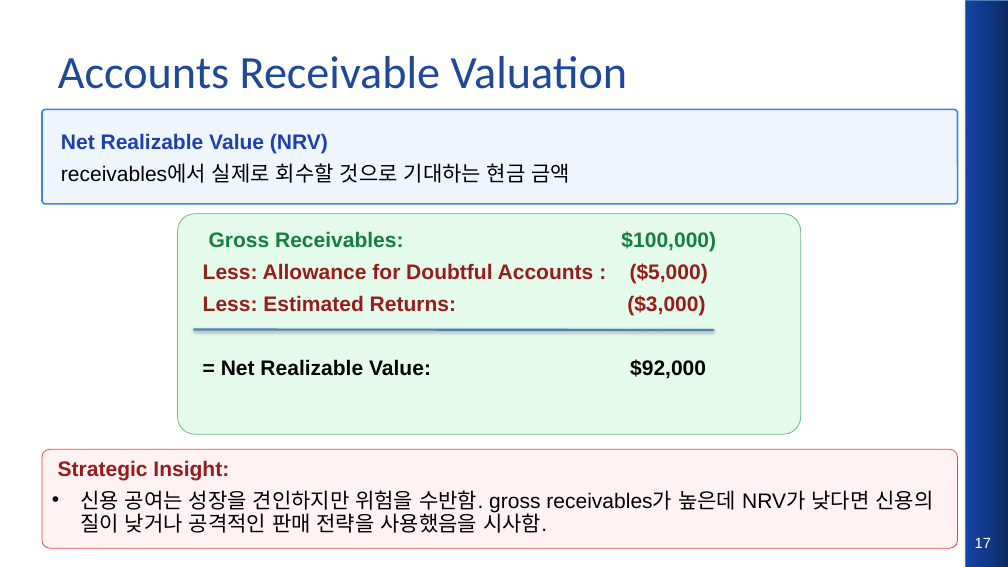
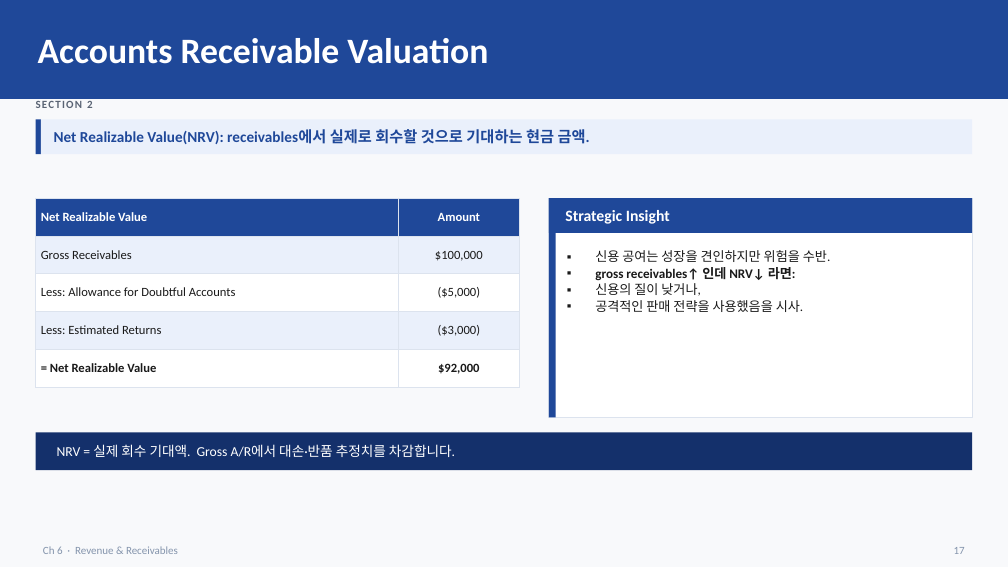
Before and after one commit to keejae/financial-accounting, a slide deck: slide 17 of files/week2/korean/Wk2_L7_slides.pptx. Drawn at 1008x567 pixels with LibreOffice and Linux fonts; fonts in the diff are those of the drawing. Boxes give left, top, right and bottom in pixels: in the first picture for what was removed or moved away, otherwise in the second. Text is boxed around its words. In the diff, an @@ line names an element or a change of style, - is before the commit and + after.

```diff
--- a/files/week2/korean/Wk2_L7_slides.pptx
+++ b/files/week2/korean/Wk2_L7_slides.pptx
@@ background #FFFFFF to #F8F9FB @@
@@ rectangle added at (0,0,1008,99), fill #1F4899 @@
@@ text "Accounts Receivable Valuation": place and size @@
-text "Accounts Receivable Valuation" at (58,56,628,89)
+text "Accounts Receivable Valuation" at (38,38,488,64)
@@ text "Accounts Receivable Valuation" at (38,38,488,64): size 44 to 34 pt, text colour #1F4899 to #FFFFFF, bold on @@
@@ rectangle removed at (966,0,1008,567) @@
@@ rectangle added at (36,119,41,154), fill #1F4899 @@
@@ rectangle added at (41,119,972,154), fill #EAF0FB @@
@@ rounded rectangle removed at (42,110,958,204) @@
@@ text "Net Realizable Value(NRV): receivables에서 실제로 ..." at (54,129,590,144): vertical alignment top to middle @@
@@ text added at (87,101,93,108), 10.5 pt, text #5A6474, bold @@
+SECTION 2
@@ text at (54,129,590,144): text changed; size 20 to 14.5 pt; font Arial to Calibri; text colour #000000 to #1F4899; bold on @@
-Net Realizable Value (NRV)
-receivables에서 실제로 회수할 것으로 기대하는 현금 금액
+Net Realizable Value(NRV): receivables에서 실제로 회수할 것으로 기대하는 현금 금액.
@@ table added at (36,198,520,378), 5 rows, 2 columns @@
+Net Realizable Value | Amount
+Gross Receivables | $100,000
+Less: Allowance for Doubtful Accounts | ($5,000)
+Less: Estimated Returns | ($3,000)
+= Net Realizable Value | $92,000
@@ rectangle added at (549,198,972,417), fill #FFFFFF, outline #DCE3EE 1 pt @@
@@ rectangle added at (549,198,556,417), fill #1F4899 @@
@@ rectangle added at (549,198,972,233), fill #1F4899 @@
@@ rounded rectangle removed at (178,214,801,435) @@
@@ text removed at (203,231,716,379) @@
-Gross Receivables: $100,000)
-Less: Allowance for Doubtful Accounts : ($5,000)
-Less: Estimated Returns: ($3,000)
-= Net Realizable Value: $92,000
@@ text added at (565,210,670,224), 15 pt, text #FFFFFF, bold @@
+Strategic Insight
@@ text at (595,250,831,312): text changed; size 20 to 12.5 pt; font Arial to Calibri; text colour #000000 to #1A1A1A @@
-Strategic Insight:
-• 신용 공여는 성장을 견인하지만 위험을 수반함. gross receivables가 높은데 NRV가 낮다면 신용의 질이 낮거나 공격적인 판매 전략을 사용했음을 시사함.
+▪ 신용 공여는 성장을 견인하지만 위험을 수반.
+▪ gross receivables↑ 인데 NRV↓ 라면:
+▪ 신용의 질이 낮거나,
+▪ 공격적인 판매 전략을 사용했음을 시사.
@@ line removed from (194, 330) to (714, 330) @@
@@ rectangle added at (36,433,972,470), fill #14306B @@
@@ rounded rectangle removed at (42,449,958,548) @@
@@ text added at (57,444,455,457), 13 pt, text #FFFFFF @@
+NRV = 실제 회수 기대액. Gross A/R에서 대손·반품 추정치를 차감합니다.
@@ text added at (43,546,178,554), 10.5 pt, text #8494AC @@
+Ch 6 · Revenue & Receivables
@@ text "17": place and size @@
-text "17" at (975,538,991,548)
+text "17" at (954,547,965,554)
@@ text "17" at (954,547,965,554): size 14 to 10.5 pt, font Arial to Calibri, text colour #FFFFFF to #8494AC; alignment centre to right; vertical alignment top to middle @@
```
Also in this commit, not shown: 16 other slides changed, 8 slides added, 7 slides removed, 7 other files.
